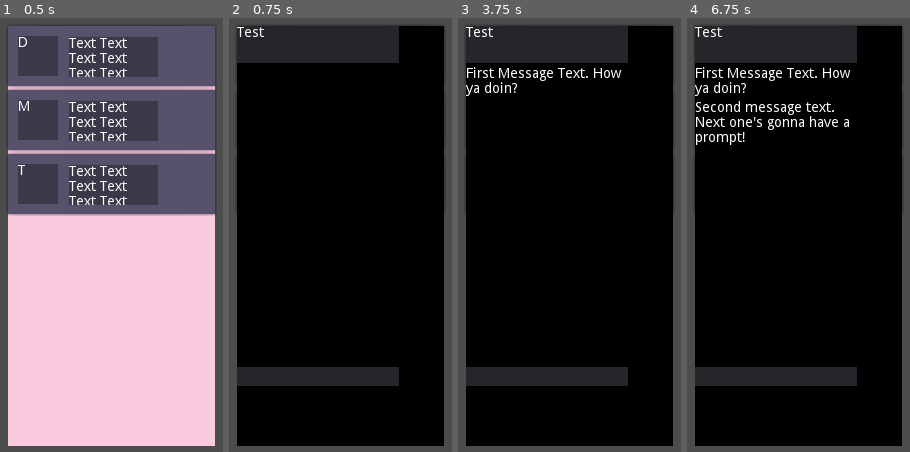
Above: before the commit, frames 1-4 (left to right).
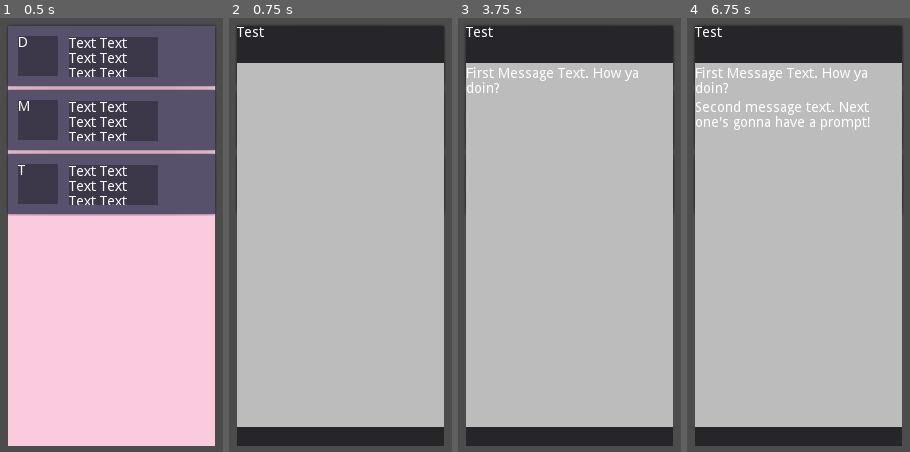
Above: after the commit, the same moments.

Repository: ThomasApplewhite/LexGame
Game: Godot game, scene res://Scripts_Scenes/PhoneScenes/AppSlates/GameplayAppSlates/TextMessenger/TextMessengerAppSlate.tscn
Same seed, same stepped clock (60 frames per second), same inputs: the game is played once before the commit and once after it.
Inputs (mouse positions are in pixels of both pictures, inside the frame that each line leads up to):
- Up to frame 1 (0.5 s): no input
- Up to frame 2 (0.75 s): click (340, 57) at 0.5 s
- Up to frame 3 (3.75 s): click (569, 122) at 1.27 s; click (569, 182) at 2.02 s; click (569, 57) at 2.75 s; click (569, 122) at 3.52 s
- Up to frame 4 (6.75 s): click (798, 182) at 4.27 s; click (798, 57) at 5 s; click (798, 122) at 5.77 s; click (798, 182) at 6.52 s

Frame 1 is identical in both runs. In frame 2, 84% of the frame differs, in the area x 3-97%, y 1-99%; in frame 3, 83%; in frame 4, 83%.

Commit message:
Layout Adjustments for ConversastionAppSlate

Diff:
--- a/Scripts_Scenes/PhoneScenes/AppSlates/GameplayAppSlates/TextMessenger/ConversationAppSlate.tscn
+++ b/Scripts_Scenes/PhoneScenes/AppSlates/GameplayAppSlates/TextMessenger/ConversationAppSlate.tscn
@@ -16,17 +16,16 @@
 [node name="BackgroundColorRect" type="ColorRect" parent="."]
 anchor_right = 1.0
 anchor_bottom = 1.0
-color = Color( 0, 0, 0, 1 )
+color = Color( 0.737255, 0.737255, 0.737255, 1 )
 
 [node name="ContentControl" type="Control" parent="."]
 anchor_right = 1.0
 anchor_bottom = 1.0
 size_flags_horizontal = 3
 size_flags_vertical = 3
-custom_constants/separation = 0
 
 [node name="HeaderControl" type="Control" parent="ContentControl"]
-margin_right = 162.0
+anchor_right = 1.0
 margin_bottom = 37.0
 size_flags_horizontal = 3
 size_flags_vertical = 3
@@ -43,11 +42,13 @@
 size_flags_horizontal = 3
 size_flags_vertical = 7
 text = "TEXT TEXT TEXT TEXT TEXT TEXT TEXT"
+autowrap = true
 
 [node name="FooterControl" type="Control" parent="ContentControl"]
-margin_top = 341.0
-margin_right = 162.0
-margin_bottom = 360.0
+anchor_top = 1.0
+anchor_right = 1.0
+anchor_bottom = 1.0
+margin_top = -19.0
 size_flags_horizontal = 3
 size_flags_vertical = 3
 size_flags_stretch_ratio = 0.5
@@ -60,7 +61,7 @@
 
 [node name="TextControl" type="Control" parent="ContentControl"]
 margin_top = 41.0
-margin_right = 162.0
+margin_right = 207.0
 margin_bottom = 337.0
 size_flags_horizontal = 3
 size_flags_vertical = 3
@@ -68,27 +69,28 @@
 
 [node name="TextVBoxContainer" type="VBoxContainer" parent="ContentControl/TextControl"]
 anchor_right = 1.0
-anchor_bottom = 1.0
+anchor_bottom = 1.216
+margin_bottom = 0.0639648
 size_flags_horizontal = 3
 size_flags_vertical = 3
 
 [node name="ScrollContainer" type="ScrollContainer" parent="ContentControl/TextControl/TextVBoxContainer"]
-margin_right = 162.0
-margin_bottom = 212.0
+margin_right = 207.0
+margin_bottom = 258.0
 size_flags_horizontal = 3
 size_flags_vertical = 3
 size_flags_stretch_ratio = 8.0
 
 [node name="MessageVBoxContainer" type="VBoxContainer" parent="ContentControl/TextControl/TextVBoxContainer/ScrollContainer"]
-margin_right = 162.0
-margin_bottom = 212.0
+margin_right = 207.0
+margin_bottom = 258.0
 size_flags_horizontal = 3
 size_flags_vertical = 3
 
 [node name="PromptControl" type="Control" parent="ContentControl/TextControl/TextVBoxContainer"]
-margin_top = 216.0
-margin_right = 162.0
-margin_bottom = 296.0
+margin_top = 262.0
+margin_right = 207.0
+margin_bottom = 360.0
 size_flags_horizontal = 3
 size_flags_vertical = 3
 size_flags_stretch_ratio = 3.0
